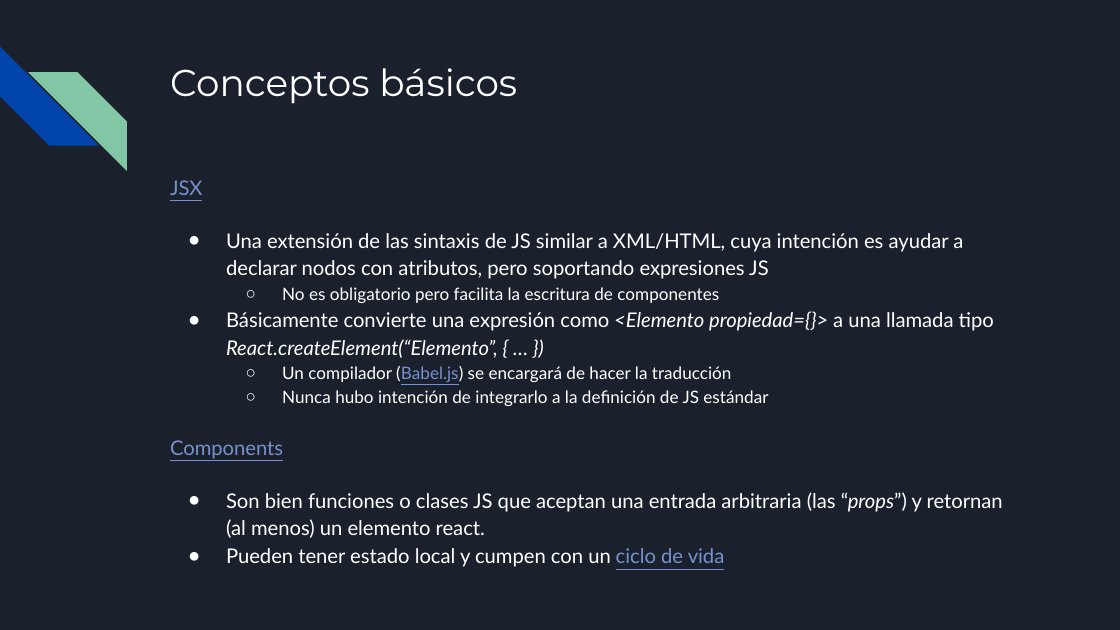
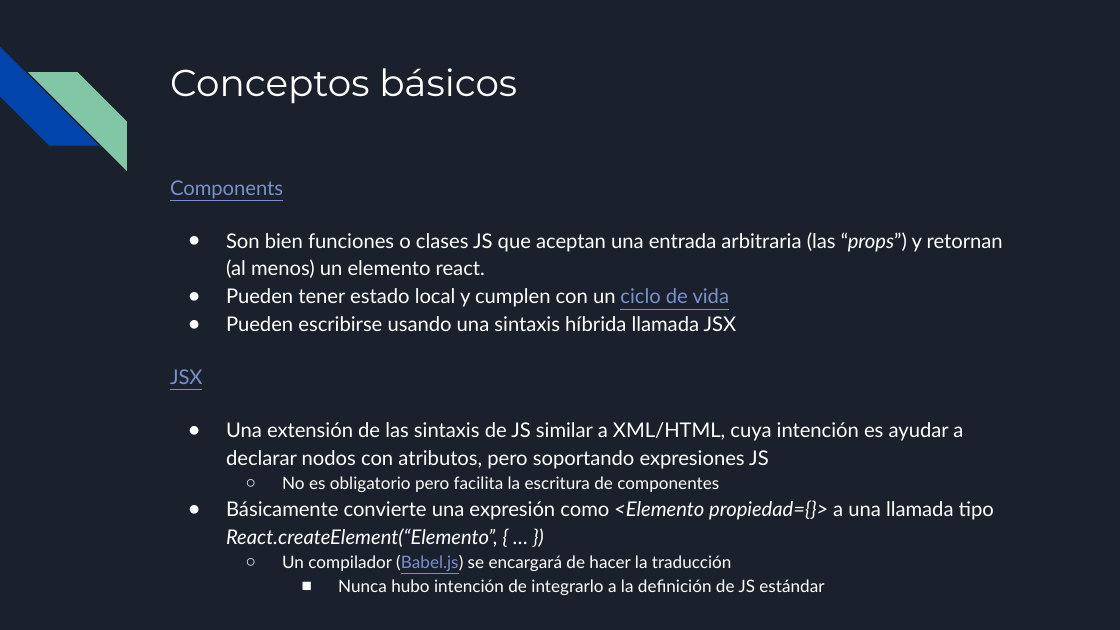
Before and after one commit to francisco-pinchentti/react-basics, a slide deck: slide 9 of docs/React.odp. Drawn at 1120x630 pixels with LibreOffice and Linux fonts; fonts in the diff are those of the drawing. Boxes give left, top, right and bottom in pixels: in the first picture for what was removed or moved away, otherwise in the second. Text is boxed around its words. In the diff, an @@ line names an element or a change of style, - is before the commit and + after.

Commit message:
updated odp presentation. minor update on js.

```diff
--- a/docs/React.odp
+++ b/docs/React.odp
@@ text at box(170, 180, 1003, 331): paragraphs added @@
+Components
+● Son bien funciones o clases JS que aceptan una entrada arbitraria (las “props”) y retornan (al menos) un elemento react.
+● Pueden tener estado local y cumplen con un ciclo de vida
+● Pueden escribirse usando una sintaxis híbrida llamada JSX
@@ text at box(170, 369, 824, 595): more space between paragraphs; bullet ○ to ■; list level 2 to 3 in "Nunca hubo intención de integrarlo ..." @@
@@ text at box(170, 440, 1003, 567): paragraphs removed @@
-Components
-● Son bien funciones o clases JS que aceptan una entrada arbitraria (las “props”) y retornan (al menos) un elemento react.
-● Pueden tener estado local y cumpen con un ciclo de vida
```
Also in this commit, not shown: 15 other slides changed, 7 slides added, 3 slides removed, 1 other file.
